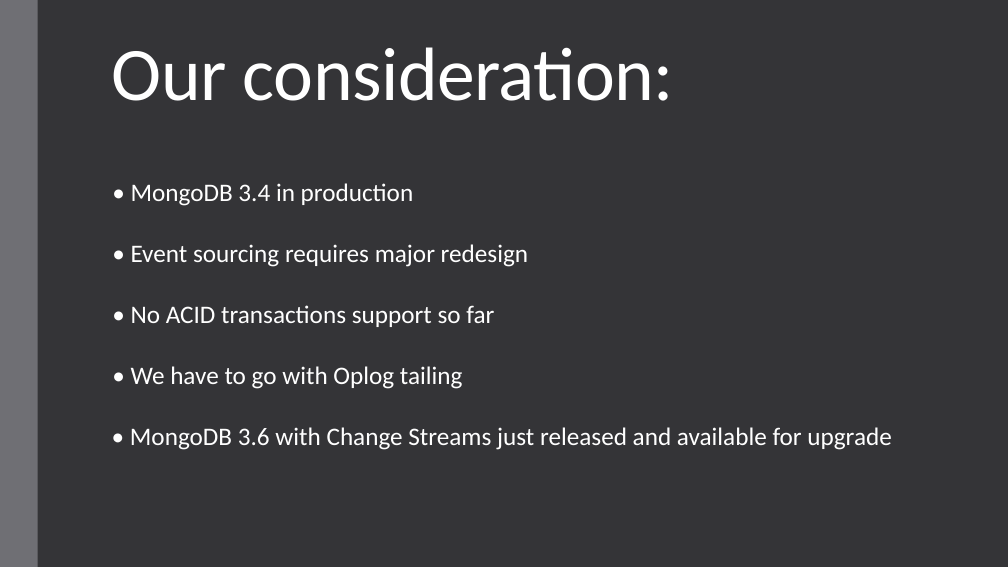
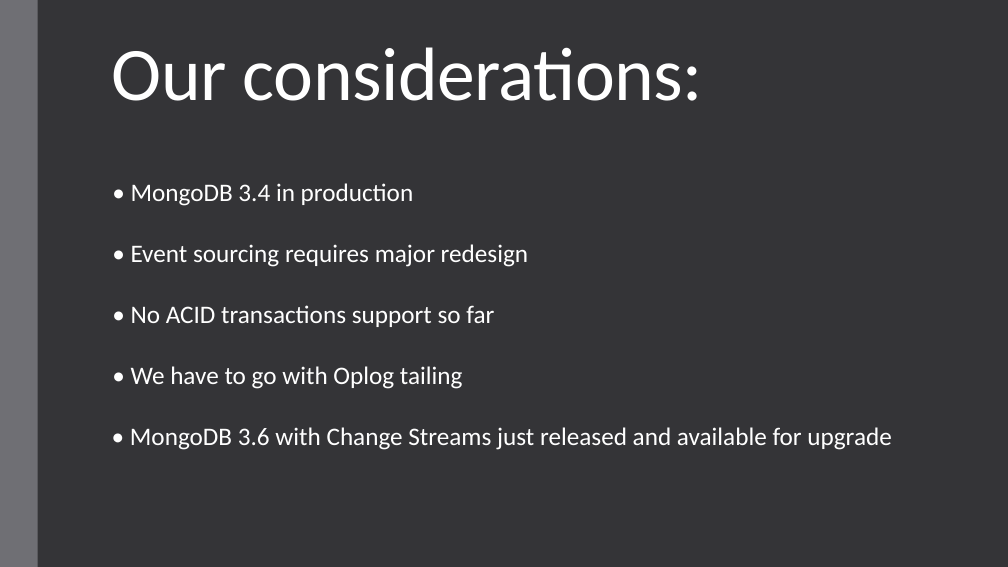
Before and after one commit to andrii-litvinov/event-driven-mongodb, a slide deck: slide 10 of t18-event-mongodb.pptx. Drawn at 1008x567 pixels with LibreOffice and Linux fonts; fonts in the diff are those of the drawing. Boxes give left, top, right and bottom in pixels: in the first picture for what was removed or moved away, otherwise in the second. Text is boxed around its words. In the diff, an @@ line names an element or a change of style, - is before the commit and + after.

```diff
--- a/t18-event-mongodb.pptx
+++ b/t18-event-mongodb.pptx
@@ title at [112, 47, 703, 101]: text changed @@
-Our consideration:
+Our considerations:
```
Also in this commit, not shown: 1 slide added.
